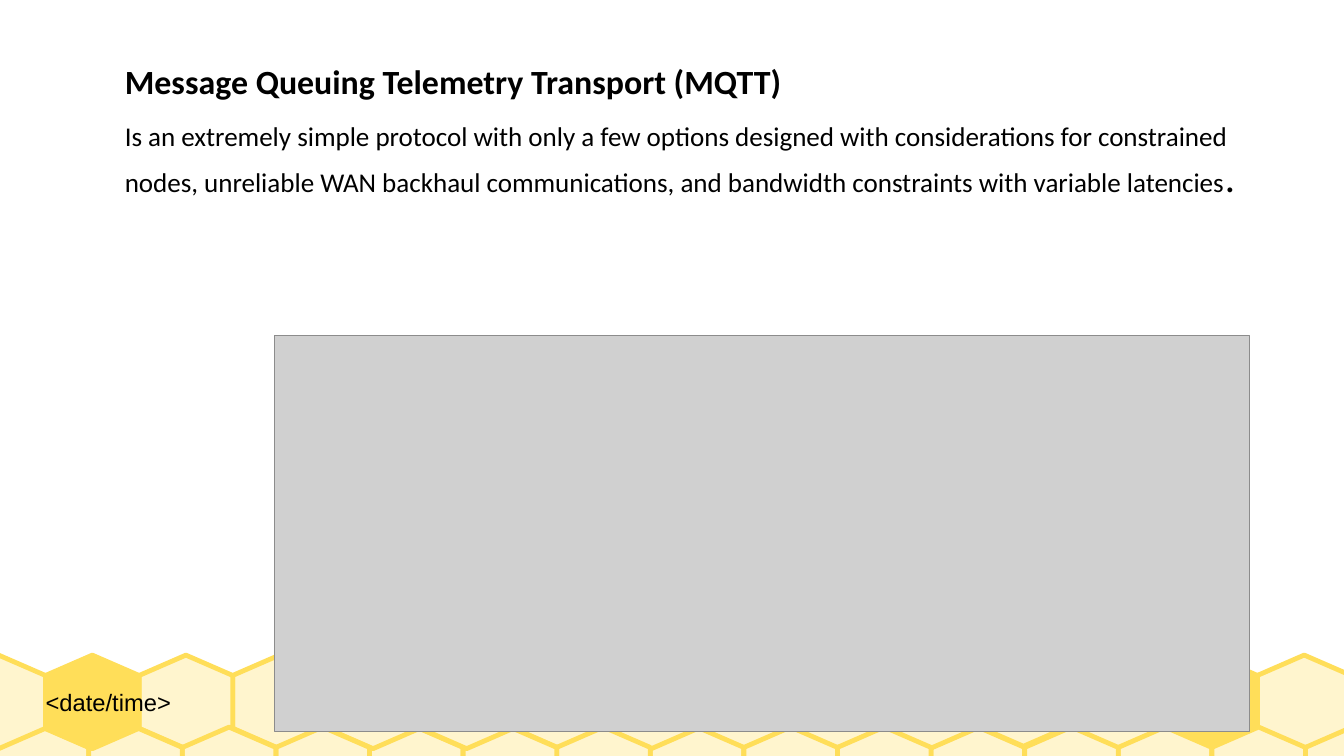
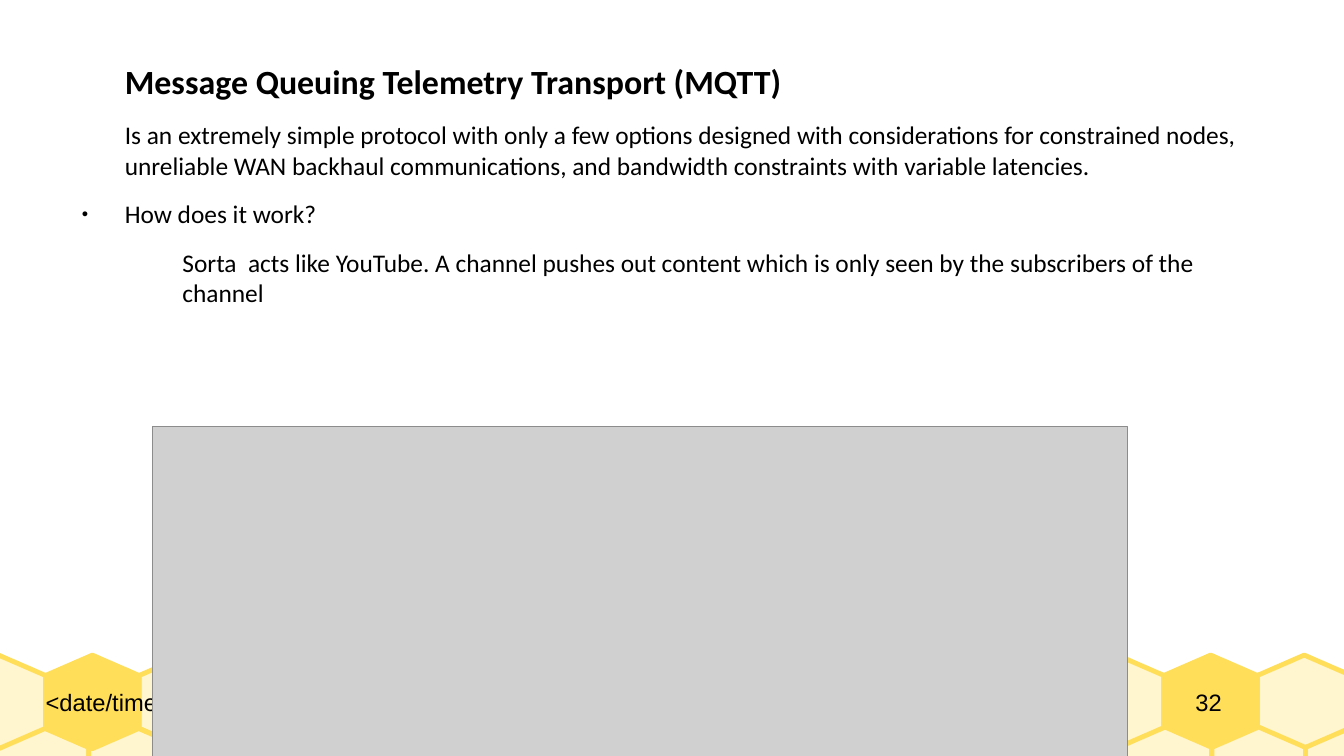
Before and after one commit to Dihfahsih1/Masters-Software-Engineering, a slide deck: slide 32 of yr-sem1/IoT/chapter-6-slides.odp (slide 24 before the commit). Drawn at 1344x756 pixels with LibreOffice and Linux fonts; fonts in the diff are those of the drawing; grey boxes stand for pictures. Boxes give left, top, right and bottom in pixels: in the first picture for what was removed or moved away, otherwise in the second. Text is boxed around its words. In the diff, an @@ line names an element or a change of style, - is before the commit and + after.

```diff
--- a/yr-sem1/IoT/chapter-6-slides.odp
+++ b/yr-sem1/IoT/chapter-6-slides.odp
@@ text at <box>125,126,1235,178</box>: size 16 to 15 pt in "Is an extremely simple protocol with only ..."; size 24 to 15 pt in "latencies." @@
@@ text at <box>125,205,1193,302</box>: paragraphs added @@
+● How does it work?
+  Sorta acts like YouTube. A channel pushes out content which is only seen by the subscribers of the channel
@@ picture: place and size @@
-picture at <box>274,335,1250,732</box>
+picture at <box>152,427,1128,756</box>
@@ page number added at <box>1195,694,1221,712</box>, 14 pt, text #000000 @@
+32
@@ group removed at <box>183,652,1120,756</box>: 19 freeform shapes @@
```
Also in this commit, not shown: 10 other slides changed, 15 slides added, 5 slides removed, 6 other files.
